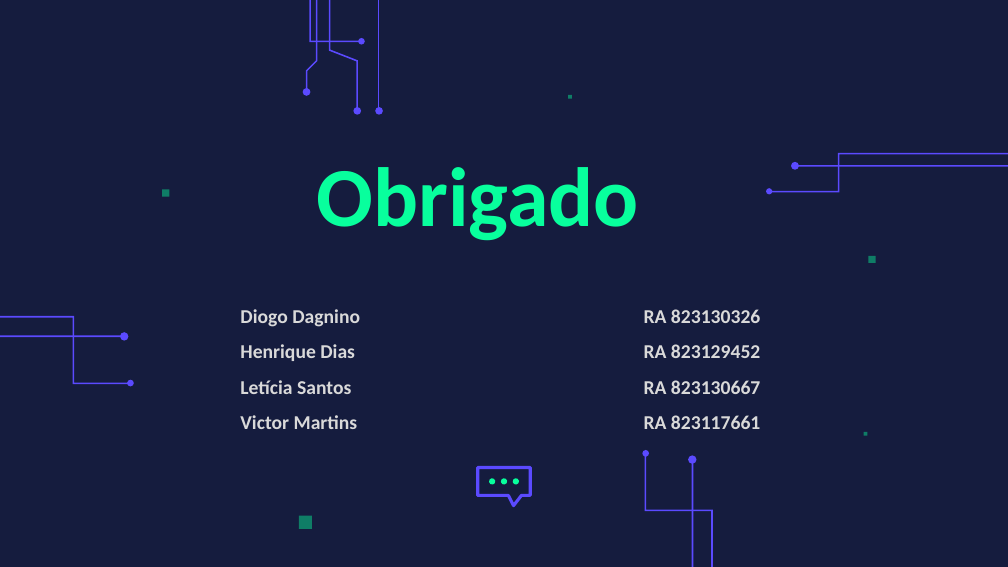
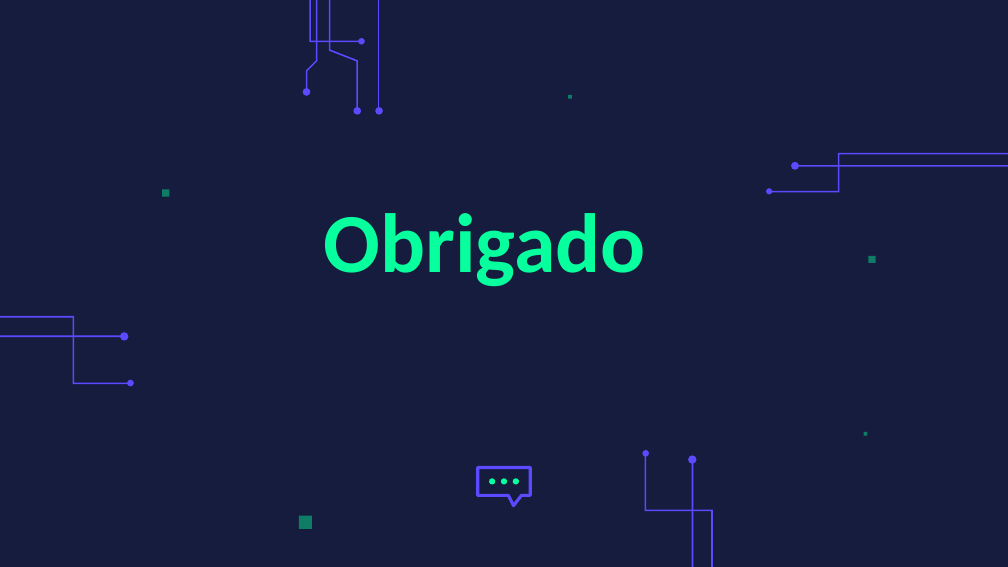
Before and after one commit to VMartins2106/Projeto_A3_IA_USJT, a slide deck: slide 31 of A3_AI.pptx. Drawn at 1008x567 pixels with LibreOffice and Linux fonts; fonts in the diff are those of the drawing; background and template pictures are left out. Boxes give left, top, right and bottom in pixels: in the first picture for what was removed or moved away, otherwise in the second. Text is boxed around its words. In the diff, an @@ line names an element or a change of style, - is before the commit and + after.

```diff
--- a/A3_AI.pptx
+++ b/A3_AI.pptx
@@ title "Obrigado" moved from (x1=317, y1=167, x2=639, y2=241) to (x1=324, y1=213, x2=646, y2=287) @@
@@ title removed at (x1=240, y1=309, x2=760, y2=429) @@
-Diogo Dagnino RA 823130326
-Henrique Dias RA 823129452
-Letícia Santos RA 823130667
-Victor Martins RA 823117661
```
Also in this commit, not shown: 2 other slides changed.
